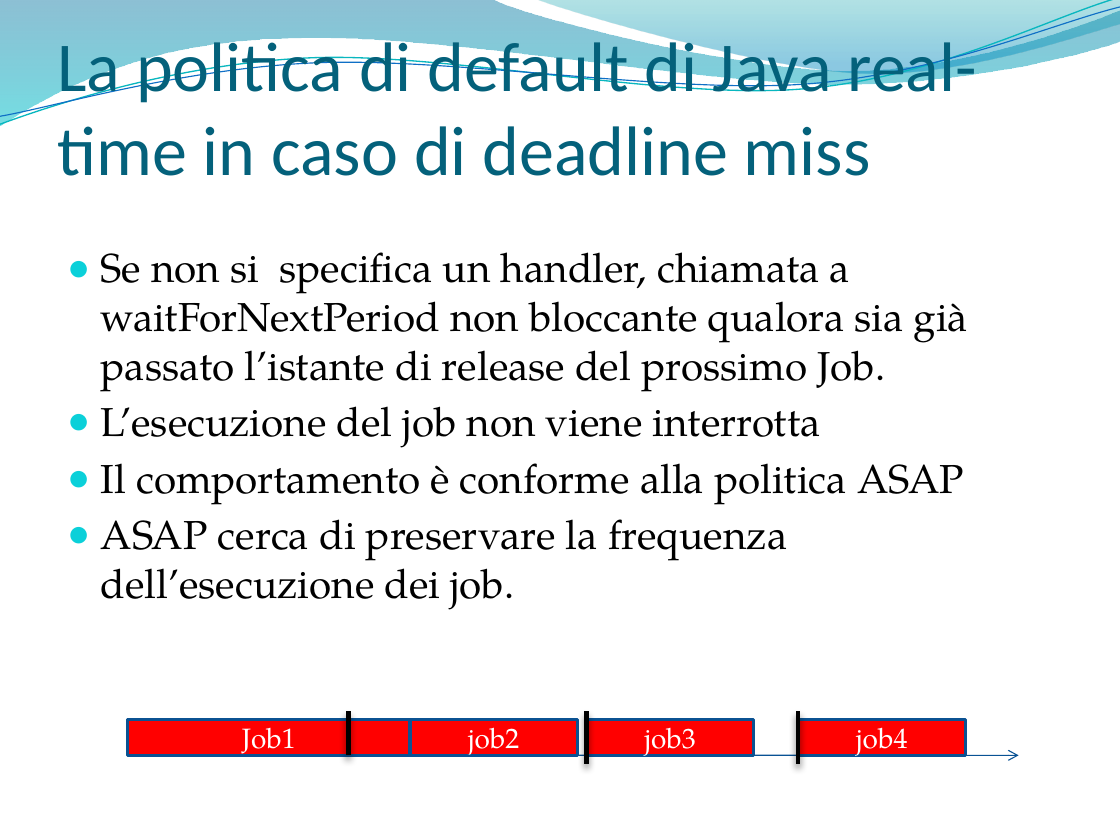
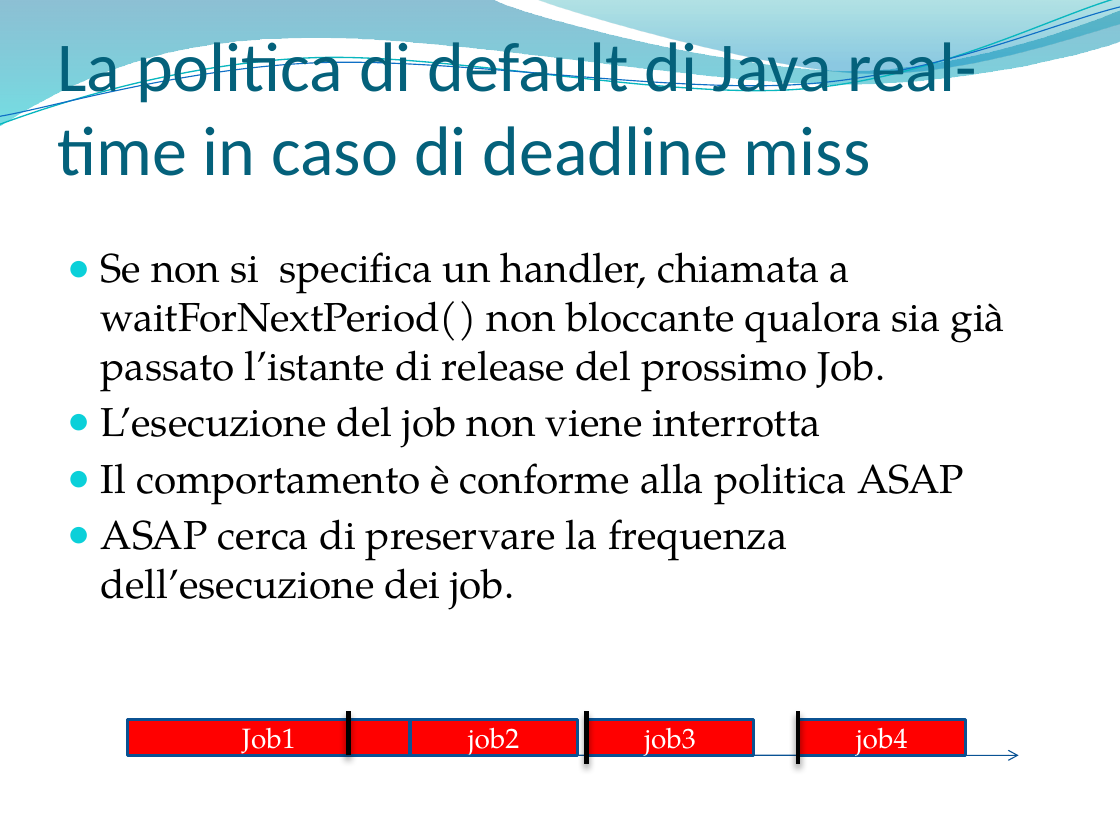
Before and after one commit to marconanni/provejavarealtime, a slide deck: slide 15 of SolarisNetBeansProjects/parti tesi/bozza presentazione.pptx. Drawn at 1120x840 pixels with LibreOffice and Linux fonts; fonts in the diff are those of the drawing; background and template pictures are left out. Boxes give left, top, right and bottom in pixels: in the first picture for what was removed or moved away, otherwise in the second. Text is boxed around its words. In the diff, an @@ line names an element or a change of style, - is before the commit and + after.

```diff
--- a/SolarisNetBeansProjects/parti tesi/bozza presentazione.pptx
+++ b/SolarisNetBeansProjects/parti tesi/bozza presentazione.pptx
@@ text at [101, 252, 1005, 392]: text changed @@
-● Se non si specifica un handler, chiamata a waitForNextPeriod non bloccante qualora sia già passato l’istante di release del prossimo Job.
+● Se non si specifica un handler, chiamata a waitForNextPeriod() non bloccante qualora sia già passato l’istante di release del prossimo Job.
```
Also in this commit, not shown: 10 other slides changed, 2 other files.
